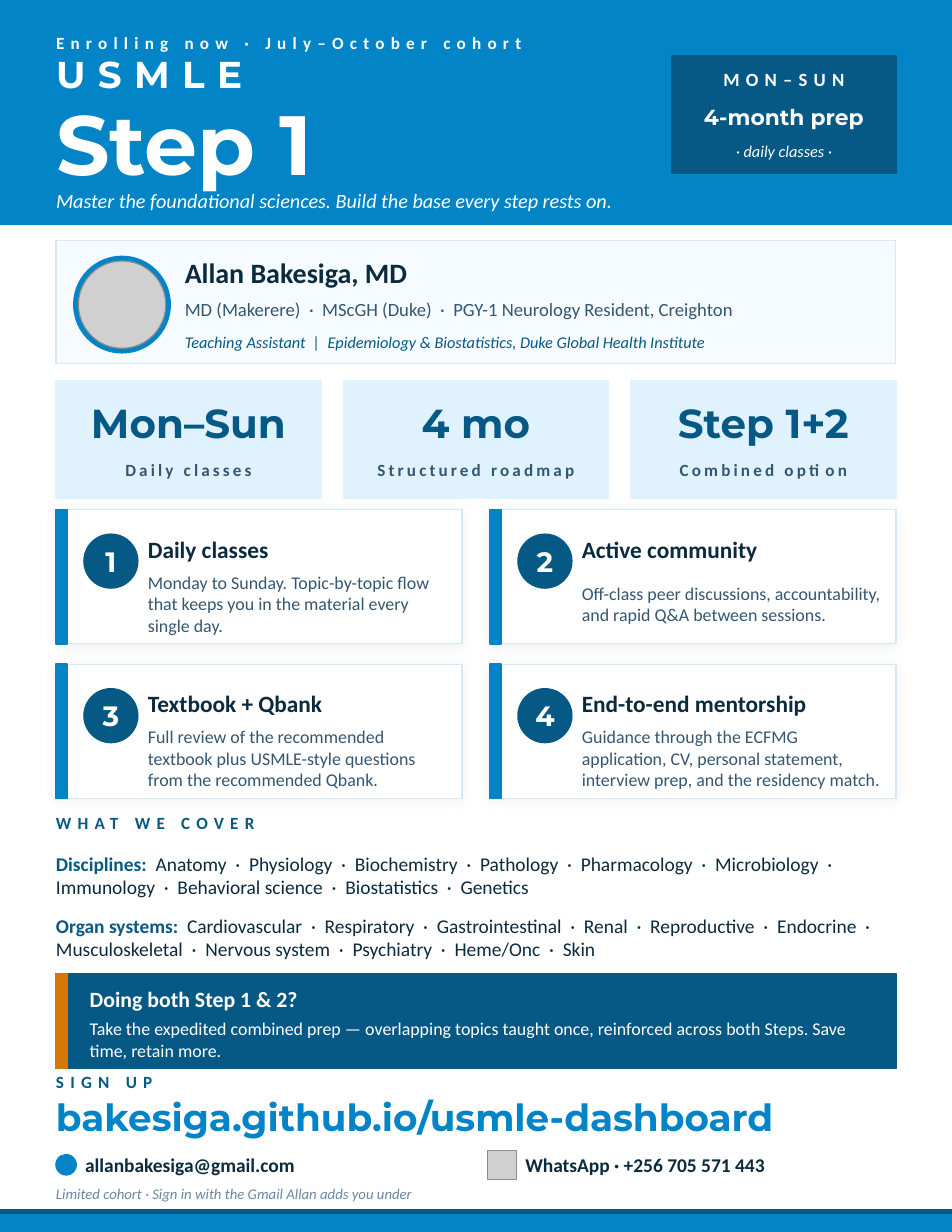
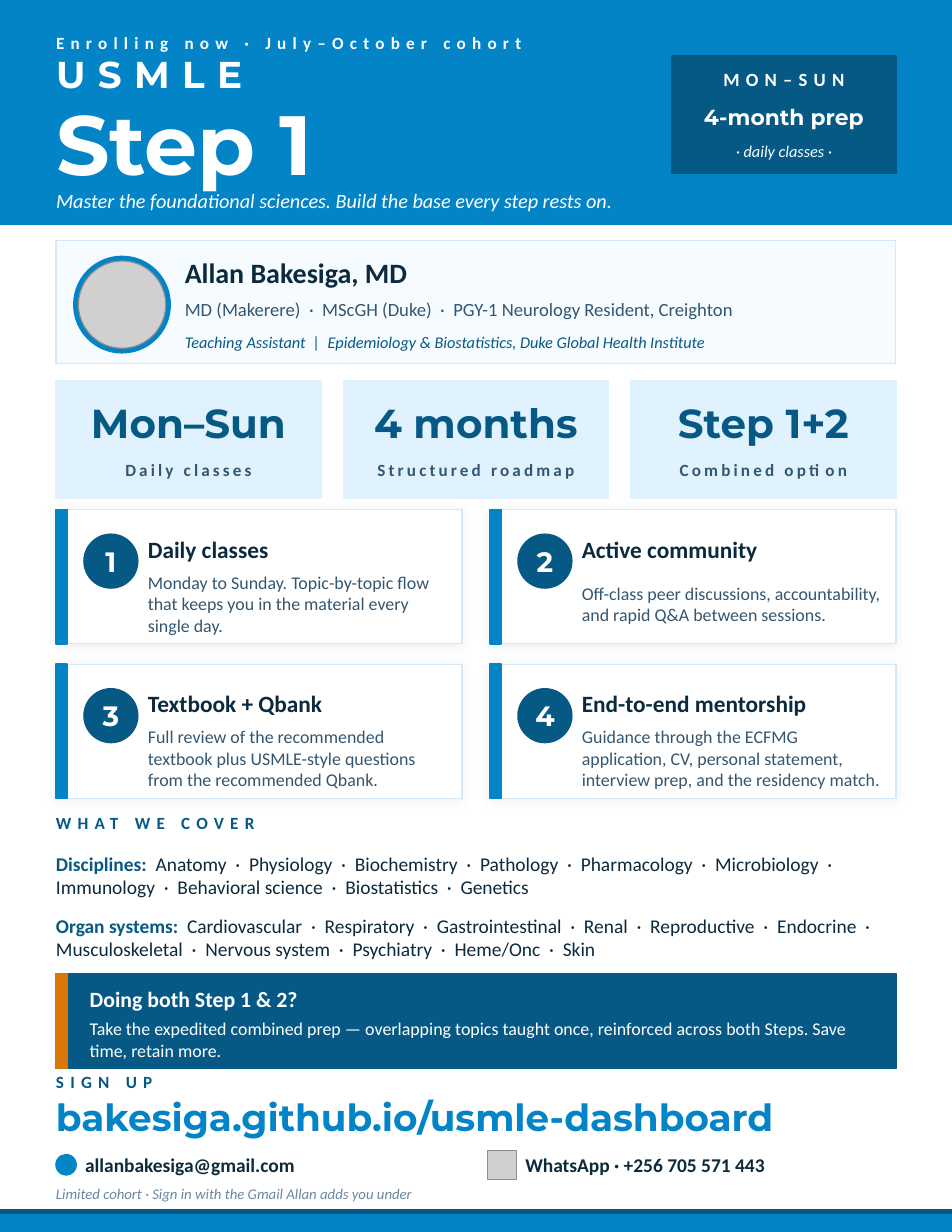
Before and after one commit to Bakesiga/usmle-dashboard, a slide deck: slide 1 of outputs/flyers/USMLE_Step1_Flyer.pptx. Drawn at 952x1232 pixels with LibreOffice and Linux fonts; fonts in the diff are those of the drawing; grey boxes stand for pictures. Boxes give left, top, right and bottom in pixels: in the first picture for what was removed or moved away, otherwise in the second. Text is boxed around its words. In the diff, an @@ line names an element or a change of style, - is before the commit and + after.

Commit message:
Flyers: stat label '4 mo' -> '4 months'

```diff
--- a/outputs/flyers/USMLE_Step1_Flyer.pptx
+++ b/outputs/flyers/USMLE_Step1_Flyer.pptx
@@ text at (374, 408, 577, 439): text changed @@
-4 mo
+4 months
```
Also in this commit, not shown: 2 other files.
